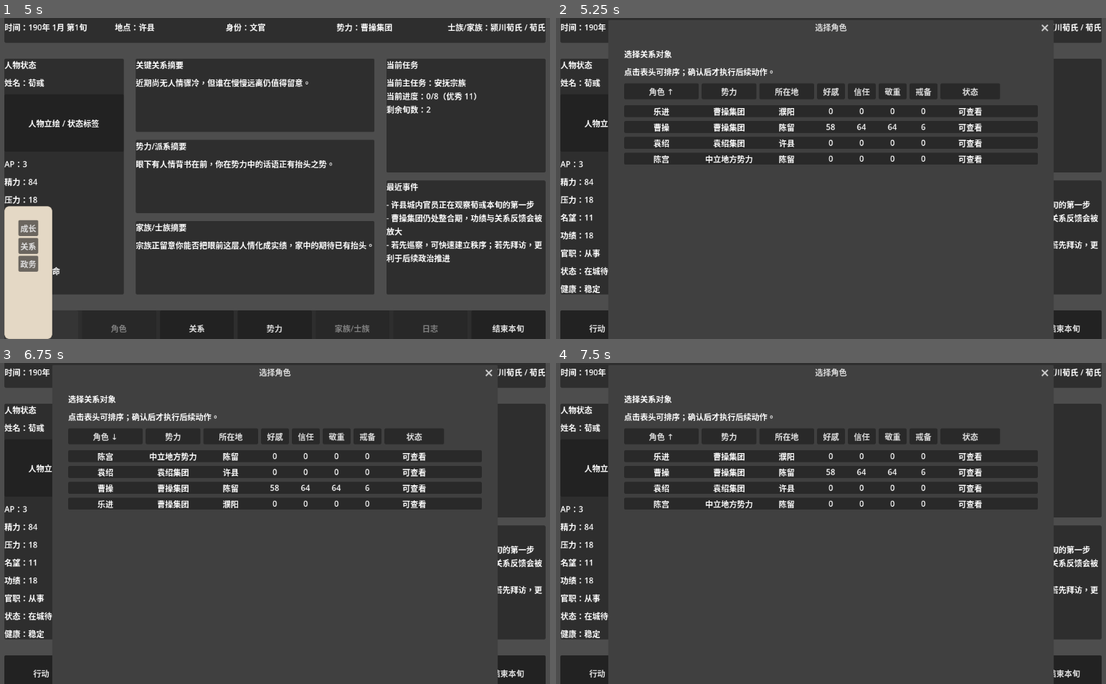
Above: before the commit, frames 1-4 (two rows, left to right).
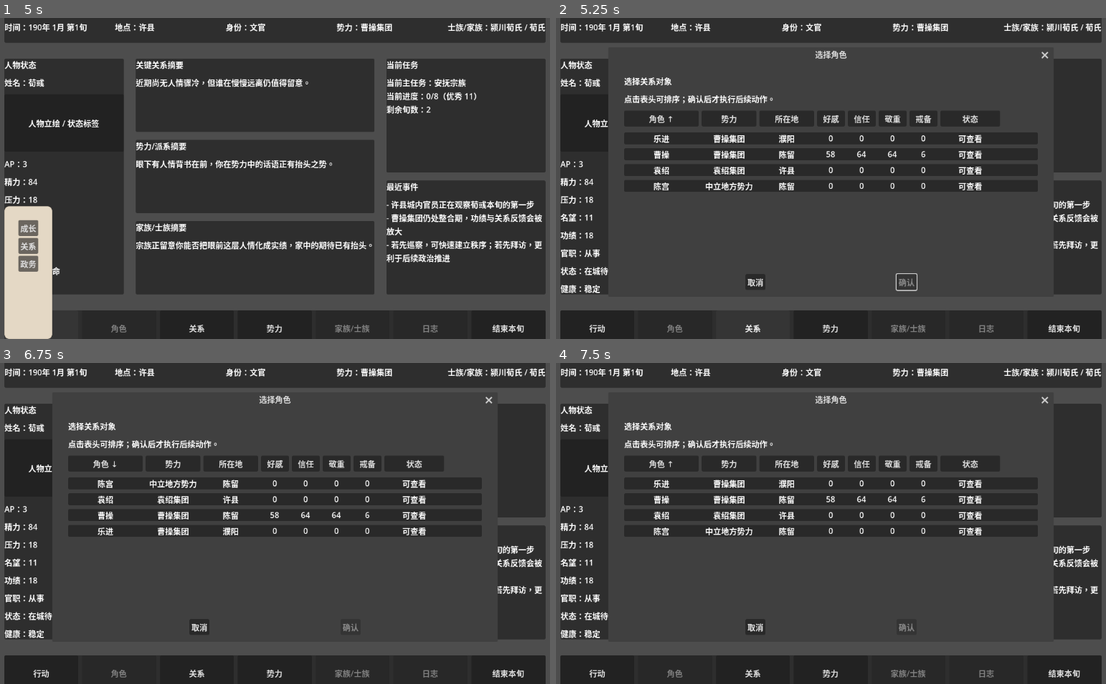
Above: after the commit, the same moments.

Repository: brand6/three-kingdoms-simulator
Game: Godot game, scene res://scenes/main/MainScene.tscn
Same seed, same stepped clock (60 frames per second), same inputs: the game is played once before the commit and once after it.
Inputs (mouse positions are in pixels of both pictures, inside the frame that each line leads up to):
- Up to frame 1 (5 s): click "势力" at 0.5 s; click (275, 123) at 1.25 s; click (275, 200) at 2 s; click (275, 281) at 2.75 s; click "领取本月任务" at 3.5 s; click "行动" at 4.25 s
- Up to frame 2 (5.25 s): click "关系" at 5 s
- Up to frame 3 (6.75 s): click "结束本旬" at 5.75 s; click "角色 ↑" at 6.5 s
- Up to frame 4 (7.5 s): click "角色 ↓" at 7.25 s

Frame 1 is identical in both runs. In frame 2, 7.4% of the frame differs, in the area x 9-91%, y 1-100%; in frame 3, 8.5%; in frame 4, 8.5%.

Commit message:
fix: add minimum widths for autowrapped MainScene labels
Root cause: Godot warns when a Label inside a Container enables autowrap without its own custom minimum size, so MainScene's wrapped labels needed explicit minimum widths.

Diff:
--- a/three-kingdoms-simulator/scenes/main/MainScene.tscn
+++ b/three-kingdoms-simulator/scenes/main/MainScene.tscn
@@ -176,12 +176,14 @@
 text = "关键关系摘要"
 
 [node name="RelationSummaryPrimary" type="Label" parent="MarginContainer/VBoxContainer/MainContent/CenterSummary/RelationSummaryCard/RelationSummaryContent" unique_id=248215343]
+custom_minimum_size = Vector2(260, 0)
 layout_mode = 2
 text = "近期暂无明显失温的人情，但仍该留意谁正在远离你。"
 autowrap_mode = 3
 
 [node name="RelationSummarySecondary" type="Label" parent="MarginContainer/VBoxContainer/MainContent/CenterSummary/RelationSummaryCard/RelationSummaryContent" unique_id=248215344]
 visible = false
+custom_minimum_size = Vector2(260, 0)
 layout_mode = 2
 text = ""
 autowrap_mode = 3
@@ -200,12 +202,14 @@
 text = "势力/派系摘要"
 
 [node name="FactionSummaryPrimary" type="Label" parent="MarginContainer/VBoxContainer/MainContent/CenterSummary/FactionSummaryCard/FactionSummaryContent" unique_id=65454712]
+custom_minimum_size = Vector2(260, 0)
 layout_mode = 2
 text = "眼下尚无突出的派系风向，你可继续观察下一轮政务窗口。"
 autowrap_mode = 3
 
 [node name="FactionSummarySecondary" type="Label" parent="MarginContainer/VBoxContainer/MainContent/CenterSummary/FactionSummaryCard/FactionSummaryContent" unique_id=65454713]
 visible = false
+custom_minimum_size = Vector2(260, 0)
 layout_mode = 2
 text = ""
 autowrap_mode = 3
@@ -224,12 +228,14 @@
 text = "家族/士族摘要"
 
 [node name="ClanSummaryPrimary" type="Label" parent="MarginContainer/VBoxContainer/MainContent/CenterSummary/ClanSummaryCard/ClanSummaryContent" unique_id=1828982060]
+custom_minimum_size = Vector2(260, 0)
 layout_mode = 2
 text = "家族近期未抛出新压力，但你仍在被宗族持续观察。"
 autowrap_mode = 3
 
 [node name="ClanSummarySecondary" type="Label" parent="MarginContainer/VBoxContainer/MainContent/CenterSummary/ClanSummaryCard/ClanSummaryContent" unique_id=1828982061]
 visible = false
+custom_minimum_size = Vector2(260, 0)
 layout_mode = 2
 text = ""
 autowrap_mode = 3
@@ -260,6 +266,7 @@
 horizontal_scroll_mode = 0
 
 [node name="TaskList" type="Label" parent="MarginContainer/VBoxContainer/MainContent/RightContext/TaskPanel/TaskPanelContent/TaskListScroll" unique_id=1801262965]
+custom_minimum_size = Vector2(260, 0)
 layout_mode = 2
 size_flags_horizontal = 3
 text = "- 当前暂无正式任务
@@ -286,6 +293,7 @@
 horizontal_scroll_mode = 0
 
 [node name="EventList" type="Label" parent="MarginContainer/VBoxContainer/MainContent/RightContext/EventPanel/EventPanelContent/EventListScroll" unique_id=894295953]
+custom_minimum_size = Vector2(260, 0)
 layout_mode = 2
 size_flags_horizontal = 3
 text = "- 暂无新事件
@@ -412,6 +420,7 @@
 text = "选择拜访目标"
 
 [node name="TargetPickerHint" type="Label" parent="TargetPickerDialog/TargetPickerMargin/TargetPickerContent" unique_id=1392610362]
+custom_minimum_size = Vector2(520, 0)
 layout_mode = 2
 theme_type_variation = &"StatusLabel"
 text = "目标名 / 所属势力 / 所在城市 / 关系摘要 / 预估效果"
@@ -456,6 +465,7 @@
 text = "关系总览"
 
 [node name="RelationColumns" type="Label" parent="RelationPopup/RelationMargin/RelationContent" unique_id=592602283]
+custom_minimum_size = Vector2(780, 0)
 layout_mode = 2
 theme_type_variation = &"StatusLabel"
 text = "人物名 / 关系标签 / 好感 / 信任 / 敬重 / 戒备 / 所属势力 / 可互动状态"
@@ -497,6 +507,7 @@
 theme_override_constants/separation = 16
 
 [node name="ActionResultBody" type="Label" parent="ActionResultDialog/ActionResultMargin/ActionResultContent" unique_id=461438951]
+custom_minimum_size = Vector2(480, 0)
 layout_mode = 2
 size_flags_vertical = 3
 text = "行动名
@@ -547,6 +558,7 @@
 theme_override_constants/separation = 16
 
 [node name="XunSummaryBody" type="Label" parent="XunSummaryDialog/XunSummaryMargin/XunSummaryContent" unique_id=2110313373]
+custom_minimum_size = Vector2(540, 0)
 layout_mode = 2
 size_flags_vertical = 3
 text = "本旬行动摘要
@@ -592,6 +604,7 @@
 text = "角色选择器"
 
 [node name="SelectorHint" type="Label" parent="CharacterSelectorDialog/SelectorMargin/SelectorContent" unique_id=1017806686]
+custom_minimum_size = Vector2(800, 0)
 layout_mode = 2
 theme_type_variation = &"StatusLabel"
 text = "角色 / 势力 / 所在地 / 好感 / 信任 / 敬重 / 戒备 / 状态"
@@ -643,16 +656,19 @@
 text = "角色名"
 
 [node name="MetaLabel" type="Label" parent="CharacterProfilePanel/ProfileMargin/ProfileContent" unique_id=2138192987]
+custom_minimum_size = Vector2(400, 0)
 layout_mode = 2
 text = "身份 / 势力 / 地点 / 官职"
 autowrap_mode = 3
 
 [node name="RelationLabel" type="Label" parent="CharacterProfilePanel/ProfileMargin/ProfileContent" unique_id=1570608286]
+custom_minimum_size = Vector2(400, 0)
 layout_mode = 2
 text = "favor / trust / respect / vigilance / obligation"
 autowrap_mode = 3
 
 [node name="NotesLabel" type="Label" parent="CharacterProfilePanel/ProfileMargin/ProfileContent" unique_id=1536697356]
+custom_minimum_size = Vector2(400, 0)
 layout_mode = 2
 text = "说明"
 autowrap_mode = 3
@@ -690,6 +706,7 @@
 text = "领取本月任务"
 
 [node name="GateLabel" type="Label" parent="TaskSelectPanel/PanelMargin/PanelContent" unique_id=1449280005]
+custom_minimum_size = Vector2(600, 0)
 layout_mode = 2
 theme_type_variation = &"StatusLabel"
 visible = false
@@ -709,6 +726,7 @@
 
 [node name="SelectedRewardLabel" type="Label" parent="TaskSelectPanel/PanelMargin/PanelContent" unique_id=1449280008]
 visible = false
+custom_minimum_size = Vector2(600, 0)
 layout_mode = 2
 text = "已选任务预期：—"
 autowrap_mode = 3
@@ -744,6 +762,7 @@
 theme_override_constants/separation = 16
 
 [node name="BodyLabel" type="Label" parent="MonthReportPanel/PanelMargin/PanelContent" unique_id=1449280104]
+custom_minimum_size = Vector2(540, 0)
 layout_mode = 2
 size_flags_vertical = 3
 text = "任务结果月报"
@@ -780,6 +799,7 @@
 theme_override_constants/separation = 16
 
 [node name="BodyLabel" type="Label" parent="PromotionPopup/PanelMargin/PanelContent" unique_id=1449280204]
+custom_minimum_size = Vector2(440, 0)
 layout_mode = 2
 size_flags_vertical = 3
 text = "任命结果"
@@ -817,6 +837,7 @@
 theme_override_constants/separation = 16
 
 [node name="BodyLabel" type="Label" parent="FactionPanel/PanelMargin/PanelContent" unique_id=1449280304]
+custom_minimum_size = Vector2(680, 0)
 layout_mode = 2
 size_flags_vertical = 3
 text = "势力总览"
